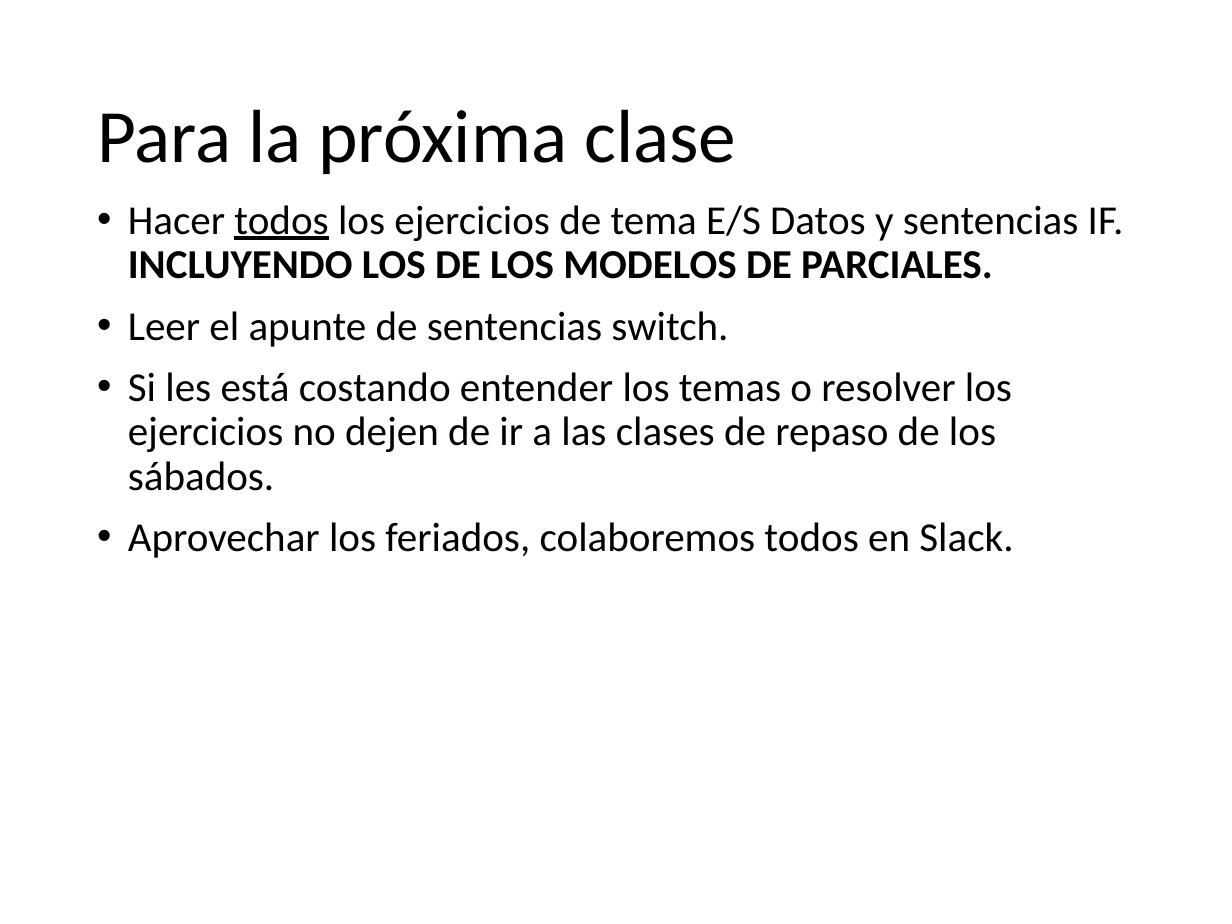
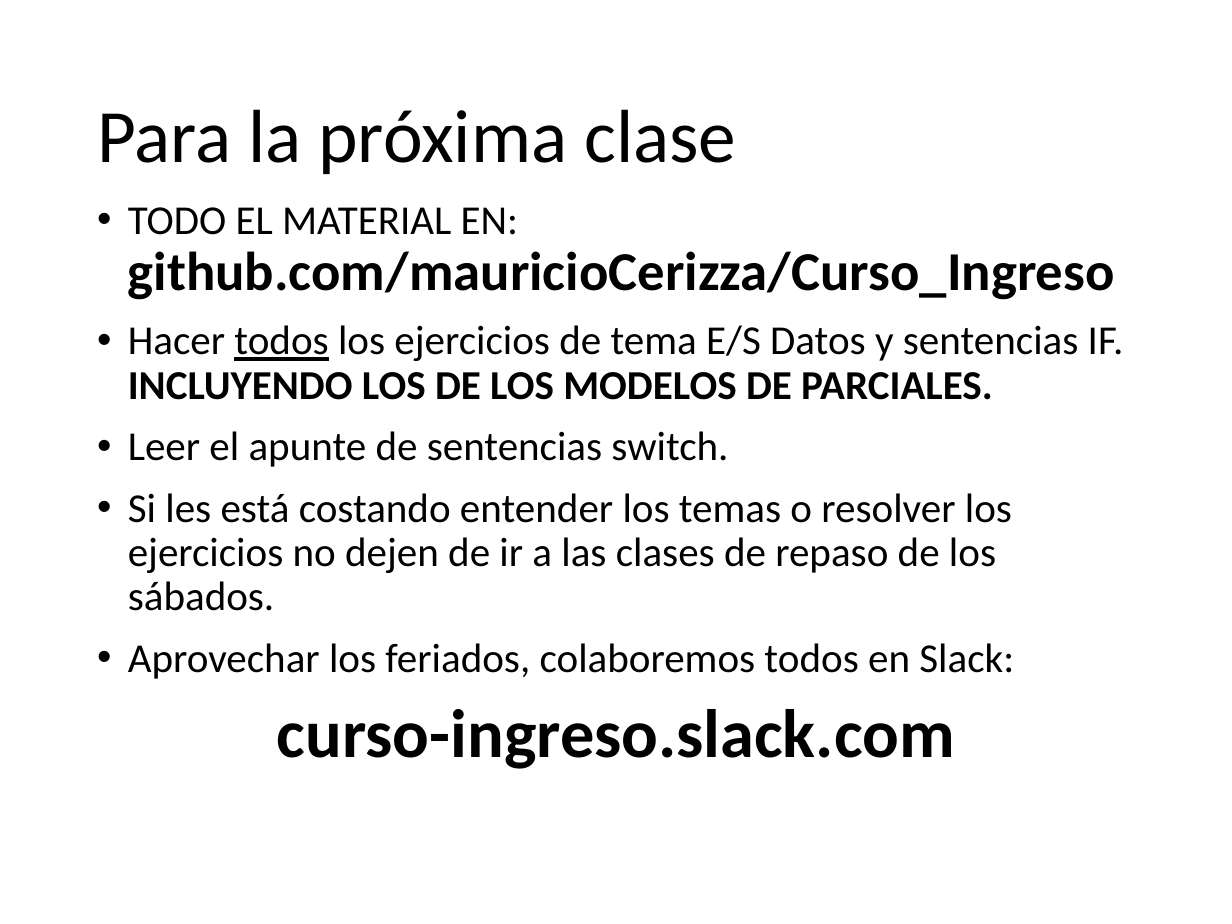
Before and after one commit to tongacapo2006/Curso_Ingreso, a slide deck: slide 25 of Clases/[2] Lógica y Control de Flujo.pptx. Drawn at 1232x924 pixels with LibreOffice and Linux fonts; fonts in the diff are those of the drawing. Boxes give left, top, right and bottom in pixels: in the first picture for what was removed or moved away, otherwise in the second. Text is boxed around its words. In the diff, an @@ line names an element or a change of style, - is before the commit and + after.

Commit message:
Actualizaciones Clase 02

```diff
--- a/Clases/[2] Lógica y Control de Flujo.pptx
+++ b/Clases/[2] Lógica y Control de Flujo.pptx
@@ text at [128,207,1115,300]: paragraph added @@
+• TODO EL MATERIAL EN: github.com/mauricioCerizza/Curso_Ingreso
@@ text at [128,643,1014,769]: text changed @@
-• Aprovechar los feriados, colaboremos todos en Slack.
+• Aprovechar los feriados, colaboremos todos en Slack:
+curso-ingreso.slack.com
```
Also in this commit, not shown: 5 other slides changed, 1 other file.
